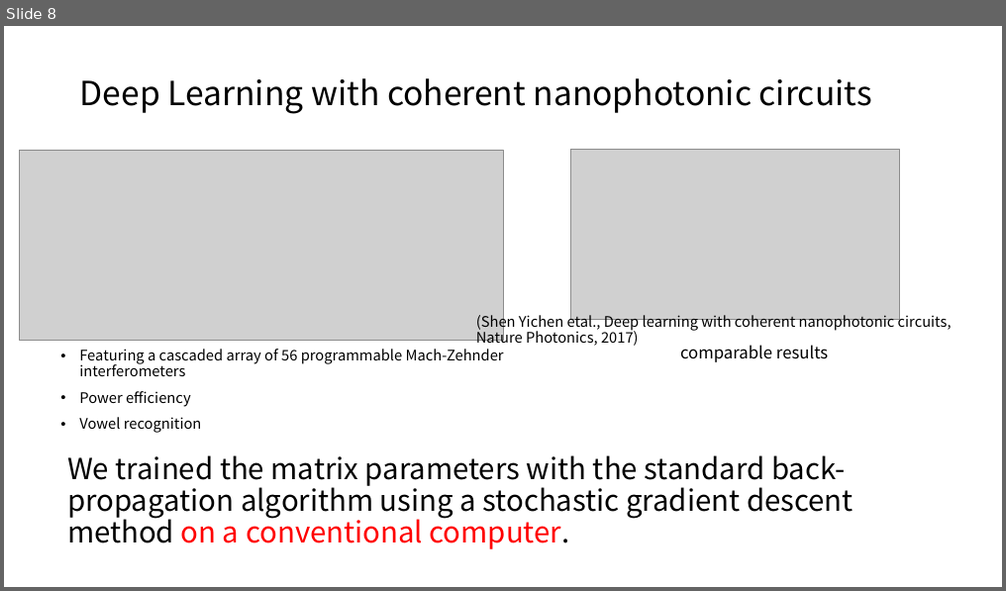
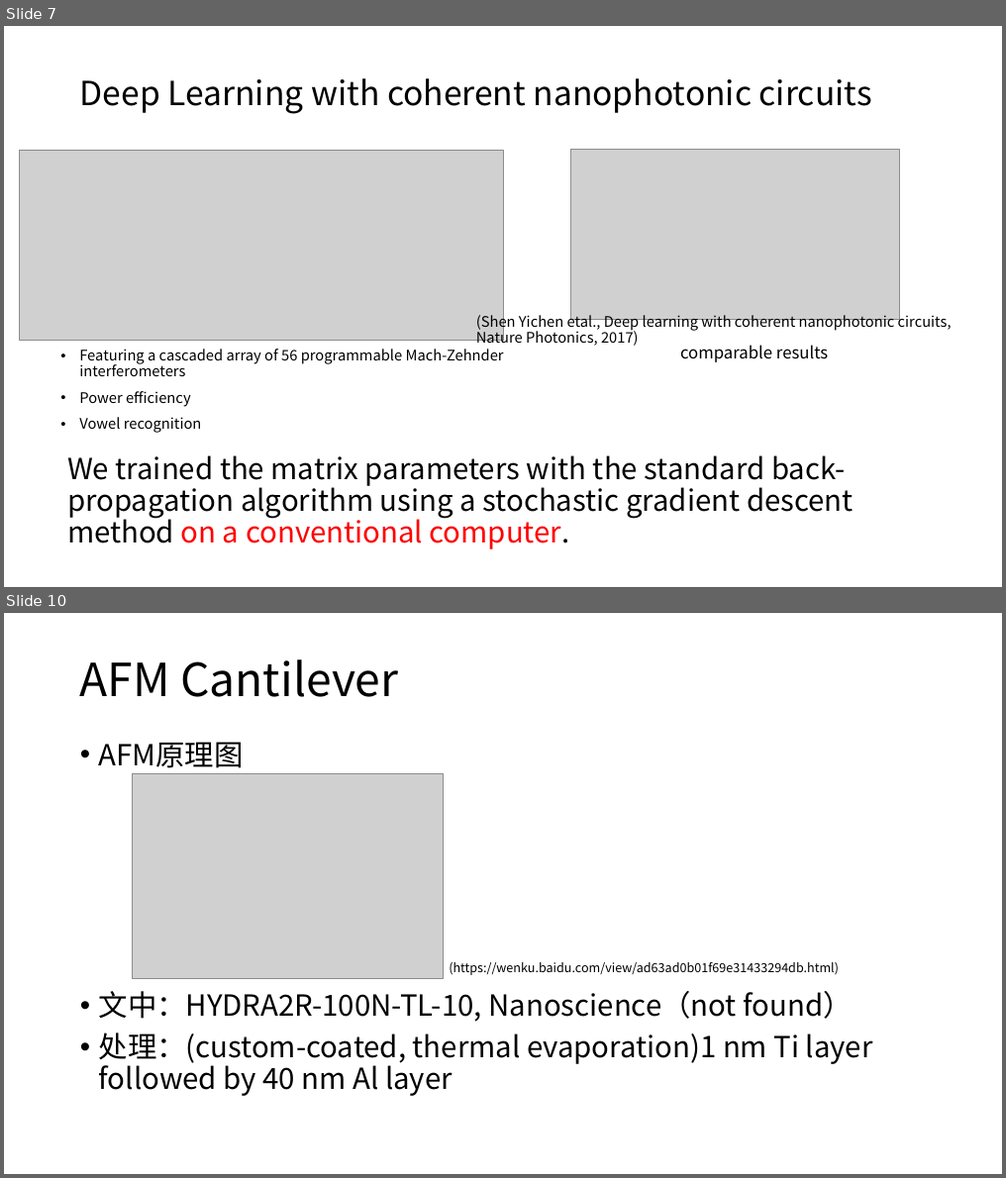
Before and after one commit to lucaschang95/DiscussionWithLin, a slide deck: Workspace0828/20190828-Summary, learning time for DP.pptx. Shown one above the other, each under a label of ours: slide 8 before the commit, slides 7 and 10 after it; the slides between them are not shown. The pictures are 1006x591 and 1006x1178 pixels, drawn with LibreOffice and Linux fonts; fonts in the diff are those of the drawing; grey boxes stand for pictures. Boxes give left, top, right and bottom in pixels: in the first picture for what was removed or moved away, otherwise in the second. Text is boxed around its words. In the diff, an @@ line names an element or a change of style, - is before the commit and + after.

```diff
--- a/Workspace0828/20190828-Summary, learning time for DP.pptx
+++ b/Workspace0828/20190828-Summary, learning time for DP.pptx
@@ slide 10 added at [4,613,1002,1174], background #FFFFFF @@
@@ title added at [80,660,398,697], 44 pt, text #000000 @@
+AFM Cantilever
@@ text added at [99,742,873,1096], 28 pt, text #000000 @@
+• AFM原理图
+• 文中：HYDRA2R-100N-TL-10, Nanoscience（not found）
+• 处理：(custom-coated, thermal evaporation)1 nm Ti layer followed by 40 nm Al layer
@@ picture added at [132,774,443,979] @@
@@ text added at [449,962,839,975], 12 pt, text #000000 @@
+(https://wenku.baidu.com/view/ad63ad0b01f69e31433294db.html)
@@ what was slide 8 is now slide 7 @@
```
Also in this commit, not shown: 2 other slides added, 1 slide removed.
